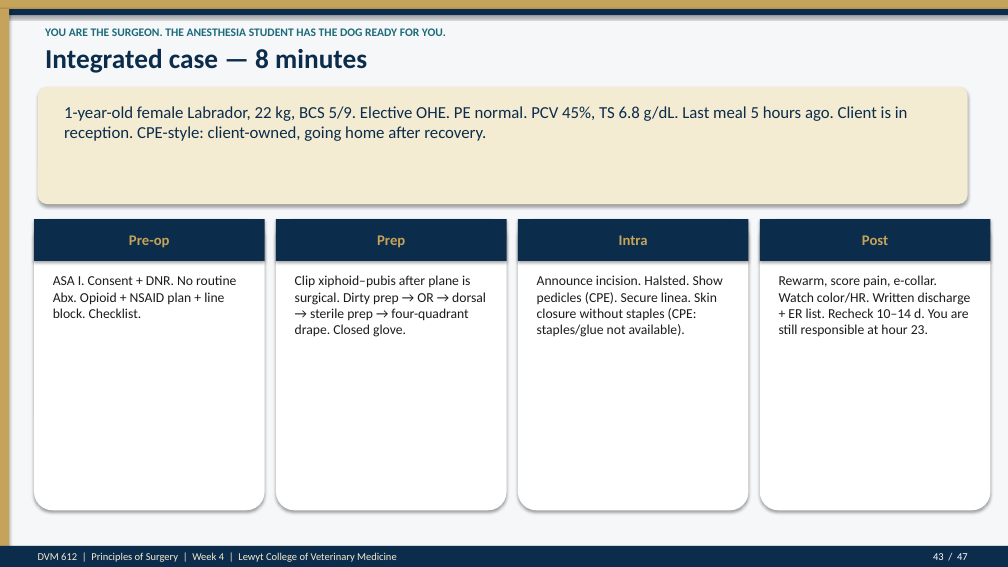
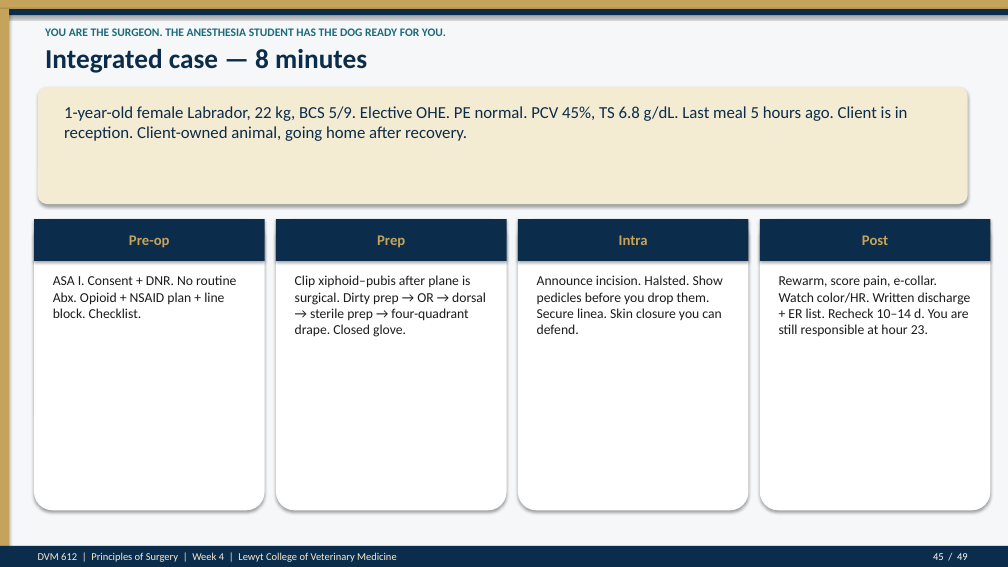
Before and after one commit to drkimvet/happycare, a slide deck: slide 45 of lectures/DVM-612_Week4_Preop_PatientPrep_Postop.pptx (slide 43 before the commit). Drawn at 1008x567 pixels with LibreOffice and Linux fonts; fonts in the diff are those of the drawing. Boxes give left, top, right and bottom in pixels: in the first picture for what was removed or moved away, otherwise in the second. Text is boxed around its words. In the diff, an @@ line names an element or a change of style, - is before the commit and + after.

```diff
--- a/lectures/DVM-612_Week4_Preop_PatientPrep_Postop.pptx
+++ b/lectures/DVM-612_Week4_Preop_PatientPrep_Postop.pptx
@@ text at [64, 106, 908, 141]: text changed @@
-1-year-old female Labrador, 22 kg, BCS 5/9. Elective OHE. PE normal. PCV 45%, TS 6.8 g/dL. Last meal 5 hours ago. Client is in reception. CPE-style: client-owned, going home after recovery.
+1-year-old female Labrador, 22 kg, BCS 5/9. Elective OHE. PE normal. PCV 45%, TS 6.8 g/dL. Last meal 5 hours ago. Client is in reception. Client-owned animal, going home after recovery.
@@ text at [537, 275, 723, 334]: text changed @@
-Announce incision. Halsted. Show pedicles (CPE). Secure linea. Skin closure without staples (CPE: staples/glue not available).
+Announce incision. Halsted. Show pedicles before you drop them. Secure linea. Skin closure you can defend.
@@ text at [933, 553, 968, 560]: text changed @@
-43 / 47
+45 / 49
```
Also in this commit, not shown: 46 other slides changed, 2 slides added, 2 other files.
